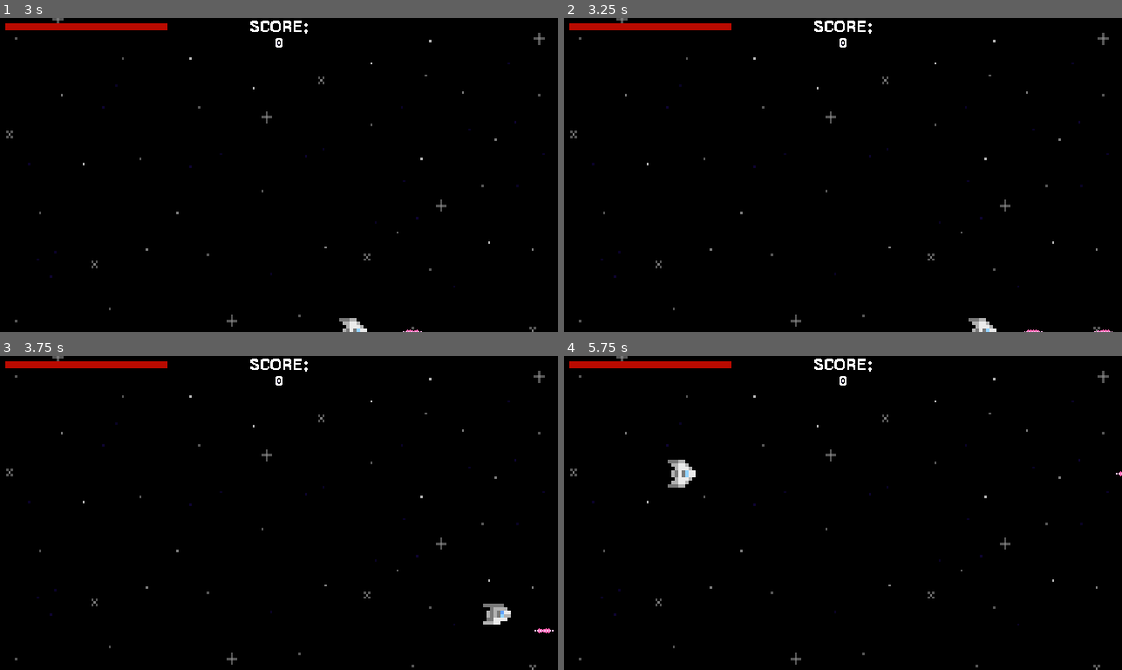
Above: before the commit, frames 1-4 (two rows, left to right).
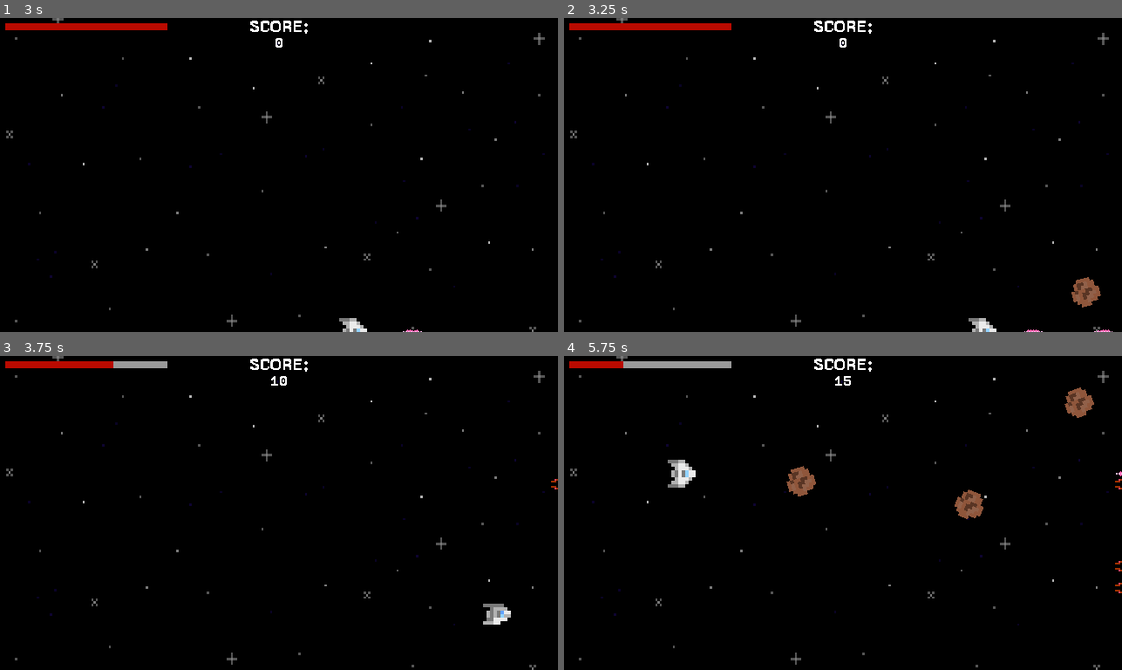
Above: after the commit, the same moments.

Repository: EwBax/dont-get-blasted
Game: Godot game, scene res://Scenes/main.tscn
Two runs of this game, one before a commit and one after it. Both use one fixed random seed, a clock stepped at 60 frames per second and the inputs below.
Inputs (mouse positions are in pixels of both pictures, inside the frame that each line leads up to):
- Up to frame 1 (3 s): click "START" at 0.5 s; tap Enter at 1.25 s; move the mouse to (401, 159) at 1.27 s; press the mouse at (401, 159) at 1.28 s; hold D (move_right) 1.28-2.03 s; move the mouse to (167, 190) at 2.02 s; release the mouse at (167, 190) at 2.03 s; hold S (move_down) 2.03-2.78 s; click (167, 190) at 2.1 s; move the mouse to (334, 105) at 2.77 s; press the mouse at (334, 105) at 2.78 s; hold D (move_right) from 2.78 s (still down)
- Up to frame 2 (3.25 s): keep holding D (move_right)
- Up to frame 3 (3.75 s): move the mouse to (251, 575) at 3.52 s; release D (move_right) at 3.53 s; release the mouse at (251, 575) at 3.53 s; hold W (move_up) from 3.53 s (still down); click (251, 575) at 3.6 s
- Up to frame 4 (5.75 s): move the mouse to (1010, 560) at 4.27 s; release W (move_up) at 4.28 s; press the mouse at (1010, 560) at 4.28 s; hold A (move_left) from 4.28 s (still down); move the mouse to (675, 465) at 5.02 s; release the mouse at (675, 465) at 5.03 s; click (675, 465) at 5.1 s

Frame 1 is identical in both runs. In frame 2, 0.3% of the frame differs, in the area x 90-97%, y 82-93%; in frame 3, 0.3%; in frame 4, 1.6%, in the area x 10-100%, y 1-76%.
Error before the commit: Invalid assignment of property or key 'progress_ratio' with value of type 'float' on a base object of type 'null instance'. (res://Scripts/main.gd:20)

Commit message:
Enemy ships spawning

Diff:
--- a/Scenes/enemy_ship.tscn
+++ b/Scenes/enemy_ship.tscn
@@ -64,3 +64,7 @@
 polygon = PackedVector2Array(-4, -2, -4, 2, 0, 4, 2, 4, 4, 2, 4, -2, 2, -4, 0, -4)
 
 [node name="FireRate" type="Timer" parent="."]
+
+[node name="MoveTimer" type="Timer" parent="."]
+wait_time = 3.0
+one_shot = true
--- a/Scenes/main.tscn
+++ b/Scenes/main.tscn
@@ -1,9 +1,10 @@
-[gd_scene load_steps=9 format=3 uid="uid://uqx0lbd1tol0"]
+[gd_scene load_steps=10 format=3 uid="uid://uqx0lbd1tol0"]
 
 [ext_resource type="Script" path="res://Scripts/main.gd" id="1_loid2"]
 [ext_resource type="PackedScene" uid="uid://ch7bcjdjbowcc" path="res://Scenes/player.tscn" id="1_upeko"]
 [ext_resource type="PackedScene" uid="uid://cjab500uch653" path="res://Scenes/asteroid.tscn" id="2_hi5e8"]
 [ext_resource type="Texture2D" uid="uid://b3ovctoeid0y3" path="res://Art/SpaceShooterAssetPack_BackGrounds.png" id="2_x3lo2"]
+[ext_resource type="PackedScene" uid="uid://b7xas3g646acg" path="res://Scenes/enemy_ship.tscn" id="3_36qd4"]
 [ext_resource type="PackedScene" uid="uid://bbe8ttq8fb63r" path="res://Scenes/hud.tscn" id="4_6dph7"]
 [ext_resource type="PackedScene" uid="uid://yi1se5lsk0wk" path="res://Scenes/menu.tscn" id="4_o4klt"]
 [ext_resource type="PackedScene" uid="uid://1t8wqnhxx8sf" path="res://Scenes/friendly_laser.tscn" id="5_10j4g"]
@@ -17,6 +18,7 @@
 [node name="Main" type="Node" groups=["score_tracker"]]
 script = ExtResource("1_loid2")
 asteroid_scene = ExtResource("2_hi5e8")
+enemy_ship_scene = ExtResource("3_36qd4")
 
 [node name="TextureRect" type="TextureRect" parent="."]
 offset_left = 320.0
@@ -33,7 +35,6 @@
 one_shot = true
 
 [node name="EnemyShipTimer" type="Timer" parent="."]
-wait_time = 15.0
 
 [node name="Menu" parent="." groups=["score_tracker"] instance=ExtResource("4_o4klt")]
 
@@ -54,5 +55,6 @@
 
 [connection signal="timeout" from="AsteroidTimer" to="." method="_on_asteroid_timer_timeout"]
 [connection signal="timeout" from="StartTimer" to="." method="_on_start_timer_timeout"]
+[connection signal="timeout" from="EnemyShipTimer" to="." method="_on_enemy_ship_timer_timeout"]
 [connection signal="start_game" from="Menu" to="." method="new_game"]
 [connection signal="hp_updated" from="Player" to="." method="_on_player_hp_updated"]
--- a/Scripts/enemy_ship.gd
+++ b/Scripts/enemy_ship.gd
@@ -1,6 +1,7 @@
-extends RigidBody2D
+extends CharacterBody2D
 
 @export var laser_bolt_scene : PackedScene
+@export var laser_speed = 300
 @export var max_move_distance = 40
 @export var min_move_distance = 10
 @export var speed = 50
@@ -19,8 +20,9 @@
 	x_min = screen_size.x * .67
 
 
-func _process(delta):
-	pass
+func start(start_position):
+	position = start_position
+	target_position = Vector2(position.x - 15, position.y)
 
 
 func _on_body_entered(body):
--- a/Scripts/main.gd
+++ b/Scripts/main.gd
@@ -2,6 +2,7 @@
 
 
 @export var asteroid_scene: PackedScene
+@export var enemy_ship_scene: PackedScene
 var score
 
 
@@ -16,7 +17,7 @@
 	var asteroid = asteroid_scene.instantiate()
 
 	# choosing a random location on the spawn path
-	var asteroid_spawn_location = $mobSpawnPath/MobSpawnLocation
+	var asteroid_spawn_location = $MobSpawnPath/MobSpawnLocation
 	asteroid_spawn_location.progress_ratio = randf()
 
 	# setting the direction perpendicular to the spawn path
@@ -38,6 +39,7 @@
 
 func game_over():
 	$AsteroidTimer.stop()
+	$EnemyShipTimer.stop()
 	$Player.hide()
 	$Menu.show()
 
@@ -64,3 +66,15 @@
 
 func _on_start_timer_timeout():
 	$AsteroidTimer.start()
+	$EnemyShipTimer.start()
+
+
+func _on_enemy_ship_timer_timeout():
+	var enemy_ship = enemy_ship_scene.instantiate()
+
+	# choosing a random location on the spawn path
+	var ship_spawn_location = $MobSpawnPath/MobSpawnLocation
+	ship_spawn_location.progress_ratio = randf()
+
+	enemy_ship.start(ship_spawn_location.position)
+	add_child(enemy_ship)
Not shown: 1 places in Scenes/enemy_ship.tscn that only renumber resources
